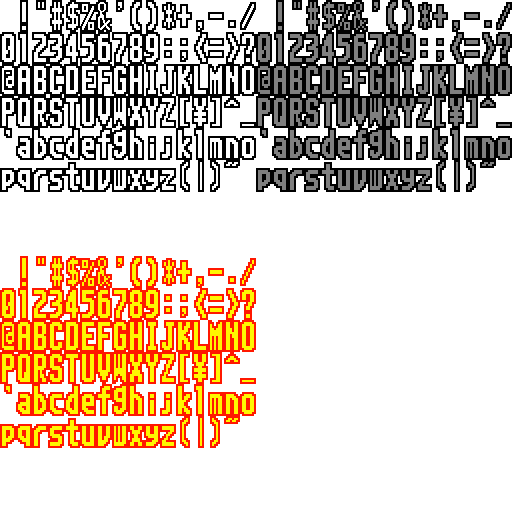
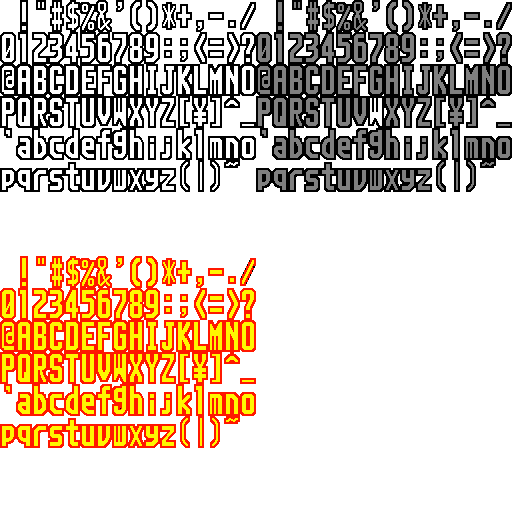
The second 512x512 image is a revision of the first. Changes to its layers:
added layer "文字（赤）改" above "文字（赤）ふち改" over [2, 258, 255, 446]
added layer "文字（赤）ふち改" above "文字（灰）改" over [0, 256, 256, 448]
added layer "文字（灰）改" above "文字（灰）ふち改" over [258, 2, 511, 190]
added layer "文字（灰）ふち改" above "文字（白）" over [256, 0, 512, 192]
painted on "文字（白）" over [3, 2, 254, 190]
painted on "文字（白）ふち" over [0, 0, 256, 192]
hid "文字（灰）" over [258, 2, 510, 190]
hid "文字（灰）ふち" over [256, 0, 512, 192]
hid "文字（赤）" over [2, 258, 254, 446]
hid "文字（赤）ふち" over [0, 256, 256, 448]
